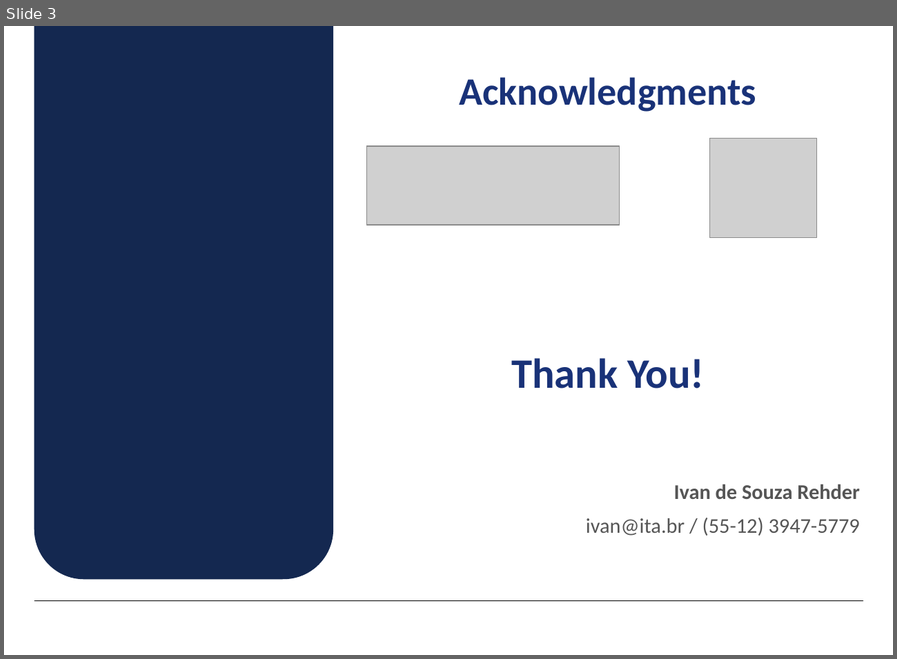
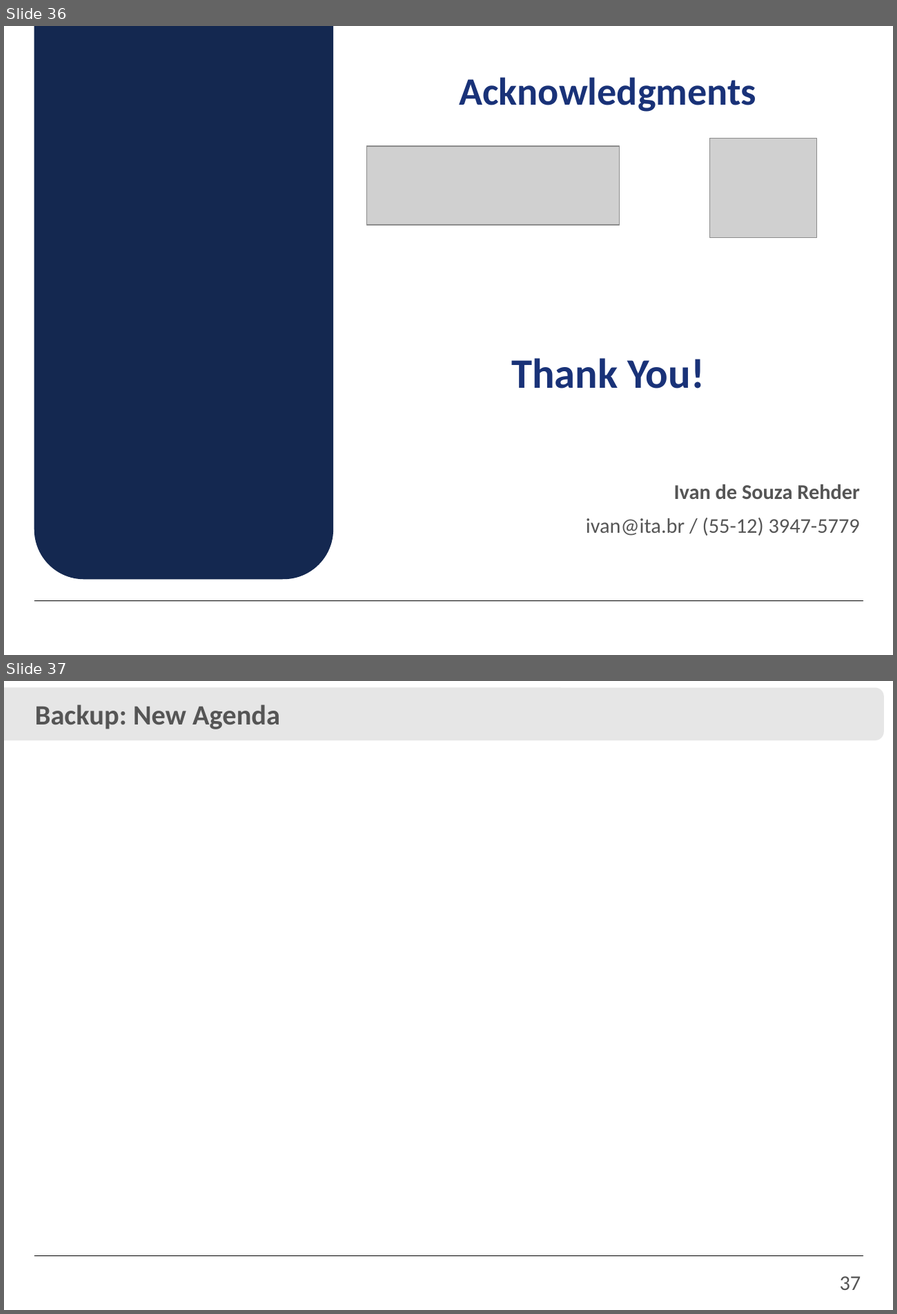
Before and after one commit to IvanRehder/Dissertacao, a slide deck: Apresentação/Apresentação.pptx. Shown one above the other, each under a label of ours: slide 3 before the commit, slides 36 and 37 after it. The pictures are 897x659 and 897x1314 pixels, drawn with LibreOffice and Linux fonts; fonts in the diff are those of the drawing; grey boxes stand for pictures; background and template pictures are left out. Boxes give left, top, right and bottom in pixels: in the first picture for what was removed or moved away, otherwise in the second. Text is boxed around its words. In the diff, an @@ line names an element or a change of style, - is before the commit and + after.

```diff
--- a/Apresentação/Apresentação.pptx
+++ b/Apresentação/Apresentação.pptx
@@ slide 37 added at [4, 681, 893, 1310], background #FFFFFF; not listed: 1 template element that a slide beside it also shows @@
@@ rounded rectangle added at [4, 688, 884, 740], fill #E6E6E6 @@
@@ text added at [35, 704, 280, 729], 24 pt, text #555555, bold @@
+Backup: New Agenda
@@ page number added at [840, 1276, 861, 1290], 18 pt, text #555555 @@
+37
@@ what was slide 3 is now slide 36 @@
```
Also in this commit, not shown: 1 slide changed, 34 other slides added, 1 slide removed, 28 other files.
